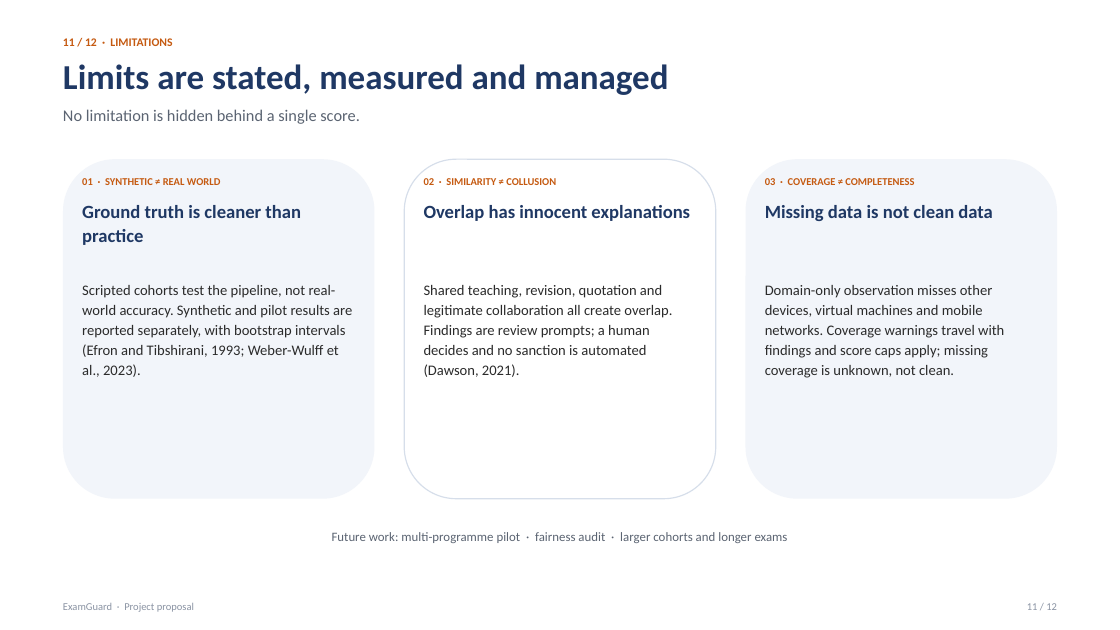
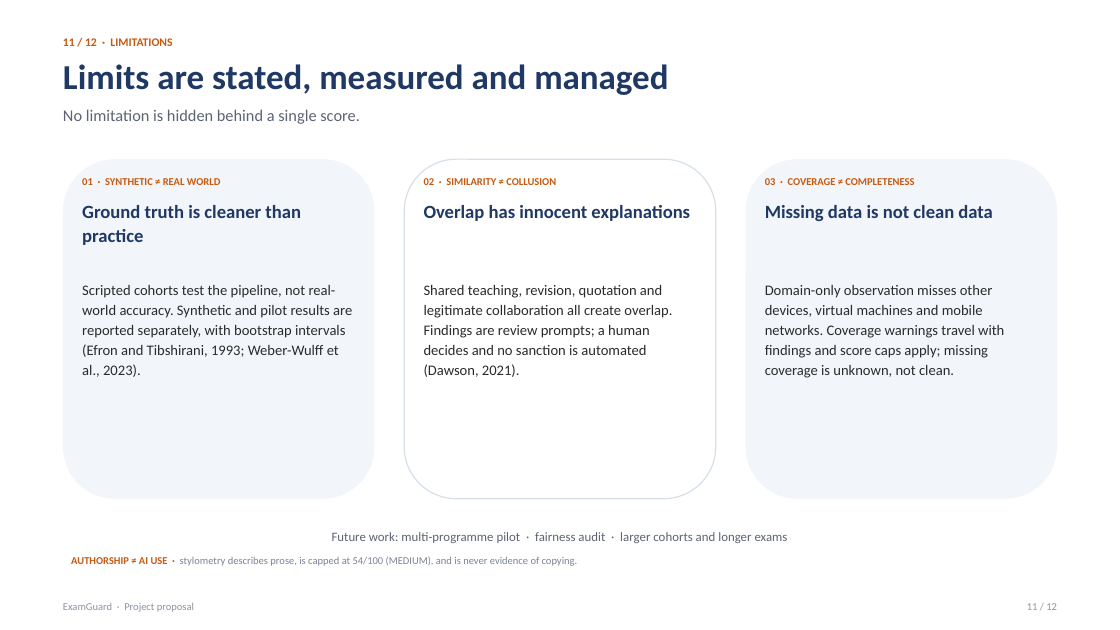
Before and after one commit to kaveeshaliyanage/examguard, a slide deck: slide 11 of docs/ExamGuard-Project-Proposal-Presentation.pptx. Drawn at 1120x630 pixels with LibreOffice and Linux fonts; fonts in the diff are those of the drawing. Boxes give left, top, right and bottom in pixels: in the first picture for what was removed or moved away, otherwise in the second. Text is boxed around its words. In the diff, an @@ line names an element or a change of style, - is before the commit and + after.

```diff
--- a/docs/ExamGuard-Project-Proposal-Presentation.pptx
+++ b/docs/ExamGuard-Project-Proposal-Presentation.pptx
@@ text added at (71,556,578,566), 9 pt, text #7A8494 @@
+AUTHORSHIP ≠ AI USE · stylometry describes prose, is capped at 54/100 (MEDIUM), and is never evidence of copying.
```
Also in this commit, not shown: 10 other slides changed, 10 other files.
